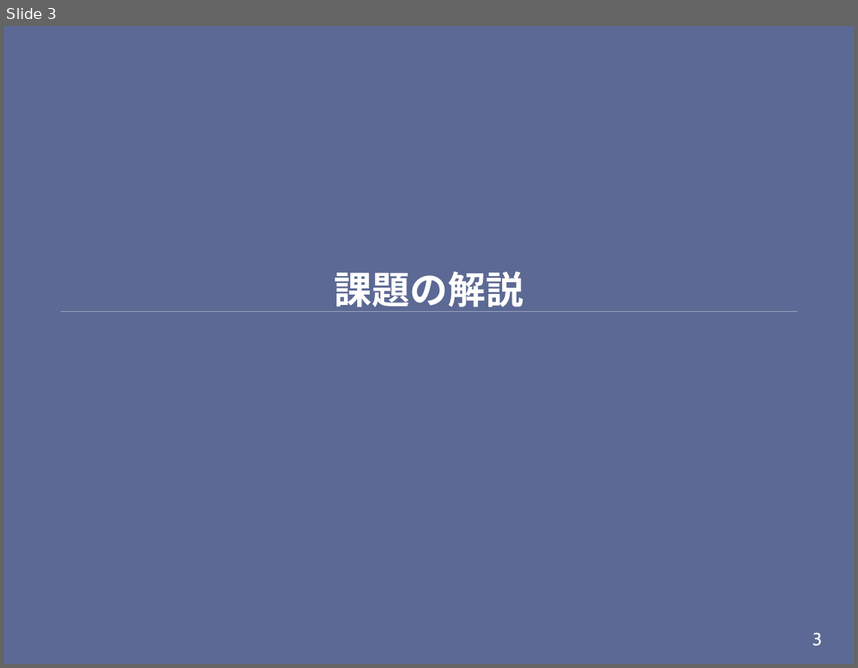
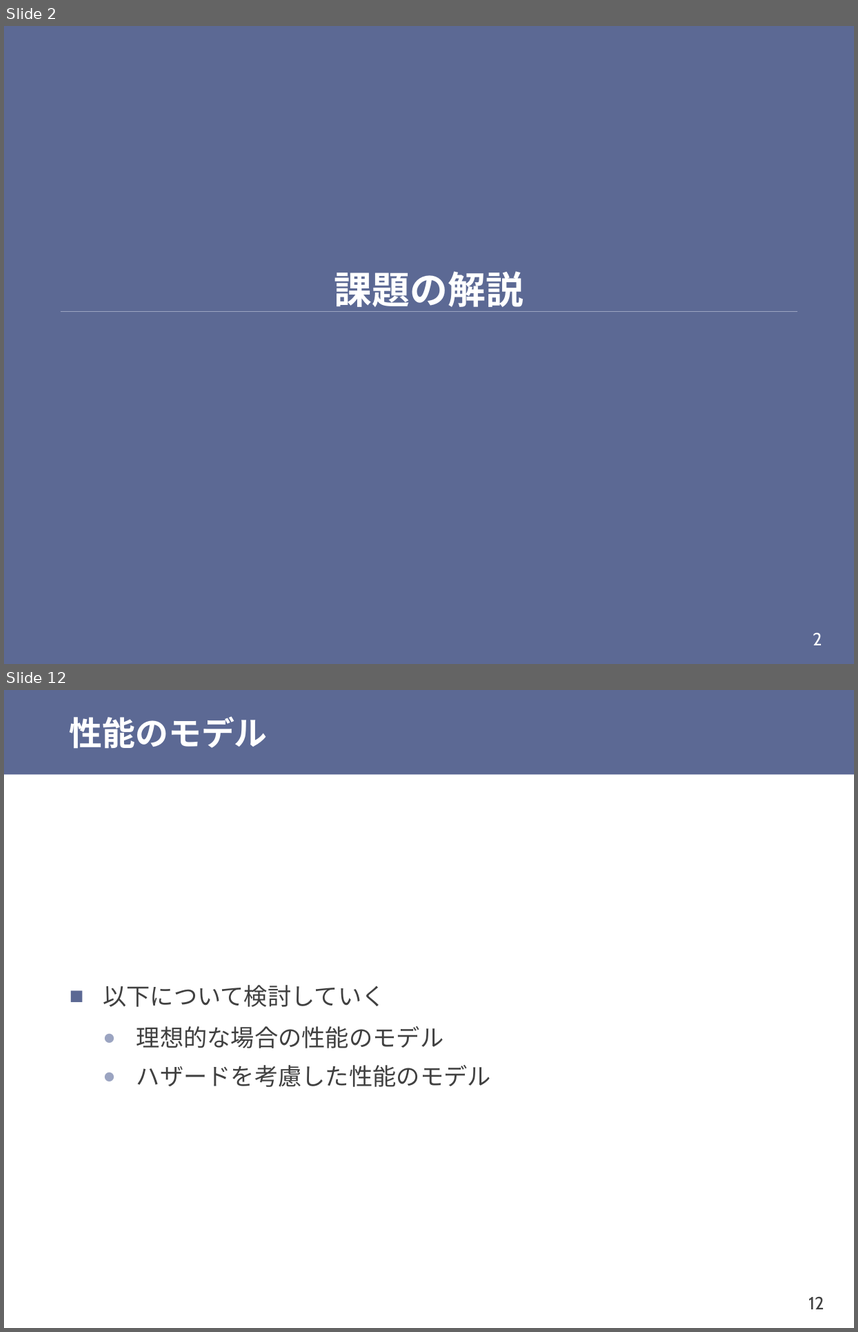
Before and after one commit to shioyadan/otya-computer-architecture-i, a slide deck: cai-shioya-08.pptx. Shown one above the other, each under a label of ours: slide 3 before the commit, slides 2 and 12 after it; the slides between them are not shown. The pictures are 858x668 and 858x1332 pixels, drawn with LibreOffice and Linux fonts; fonts in the diff are those of the drawing. Boxes give left, top, right and bottom in pixels: in the first picture for what was removed or moved away, otherwise in the second. Text is boxed around its words. In the diff, an @@ line names an element or a change of style, - is before the commit and + after.

```diff
--- a/cai-shioya-08.pptx
+++ b/cai-shioya-08.pptx
@@ slide 12 added at box(4, 690, 854, 1328), background #FFFFFF @@
@@ rectangle added at box(4, 690, 854, 774), fill #5C6994 @@
@@ title added at box(70, 716, 268, 749), 28 pt, text #FFFFFF, bold @@
+性能のモデル
@@ text added at box(103, 985, 491, 1087), 20 pt, text #404040 @@
+■ 以下について検討していく
+  ● 理想的な場合の性能のモデル
+  ● ハザードを考慮した性能のモデル
@@ page number added at box(809, 1296, 824, 1309), 15 pt, text #404040 @@
+12
@@ what was slide 3 is now slide 2 @@
@@ page number at box(813, 632, 822, 645): text changed @@
-3
+2
```
Also in this commit, not shown: 12 slides changed, 68 other slides added, 7 slides removed, 2 other files.
